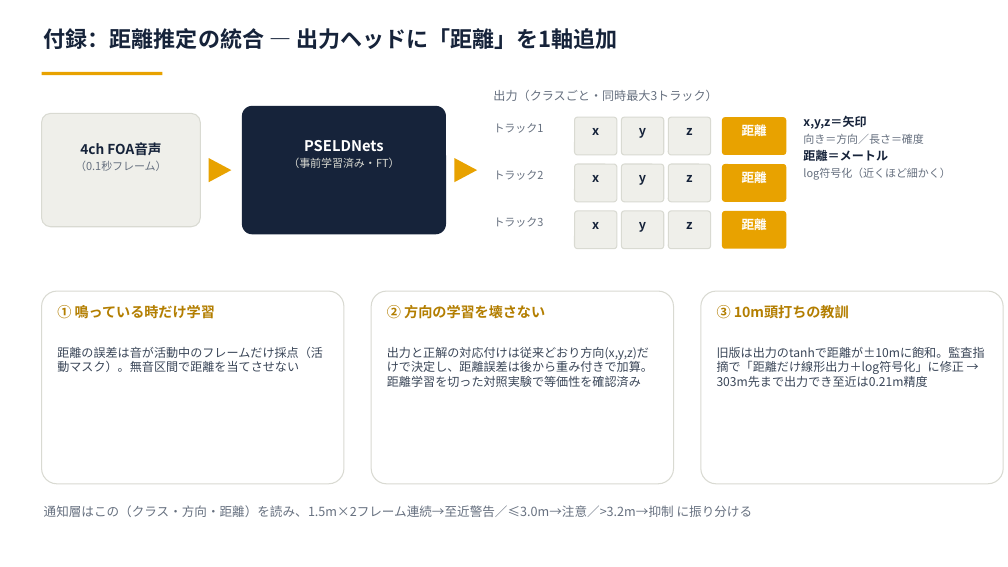
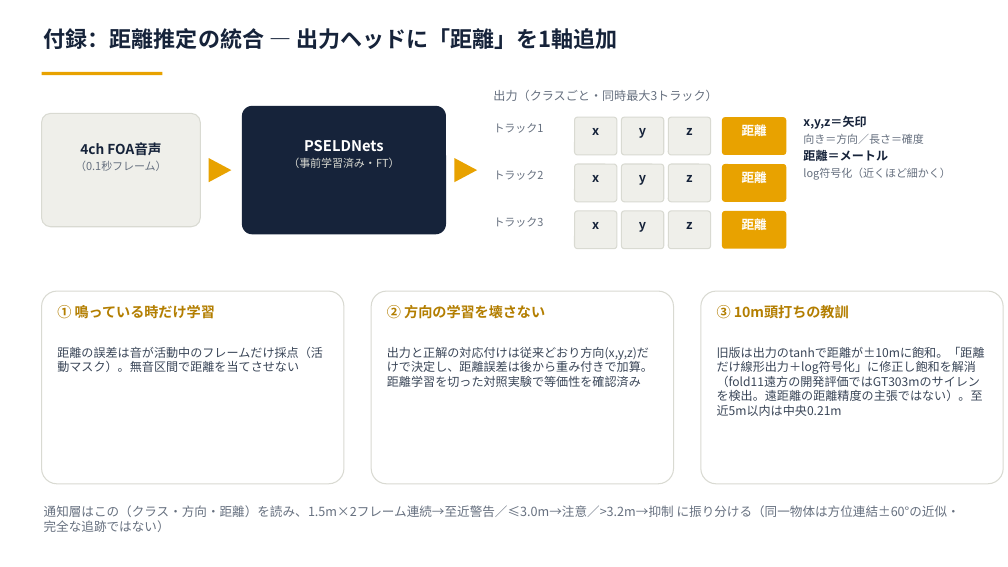
Before and after one commit to Noosdoo/outdoor-seld-sim, a slide deck: slide 3 of md/seminar/図_付録QA用_2026-08-13.pptx. Drawn at 1008x567 pixels with LibreOffice and Linux fonts; fonts in the diff are those of the drawing. Boxes give left, top, right and bottom in pixels: in the first picture for what was removed or moved away, otherwise in the second. Text is boxed around its words. In the diff, an @@ line names an element or a change of style, - is before the commit and + after.

```diff
--- a/md/seminar/図_付録QA用_2026-08-13.pptx
+++ b/md/seminar/図_付録QA用_2026-08-13.pptx
@@ text at (717,346,985,416): text changed @@
-旧版は出力のtanhで距離が±10mに飽和。監査指摘で「距離だけ線形出力＋log符号化」に修正 → 303m先まで出力でき至近は0.21m精度
+旧版は出力のtanhで距離が±10mに飽和。「距離だけ線形出力＋log符号化」に修正し飽和を解消（fold11遠方の開発評価ではGT303mのサイレンを検出。遠距離の距離精度の主張ではない）。至近5m以内は中央0.21m
@@ text at (44,505,960,532): text changed @@
-通知層はこの（クラス・方向・距離）を読み、1.5m×2フレーム連続→至近警告／≤3.0m→注意／>3.2m→抑制 に振り分ける
+通知層はこの（クラス・方向・距離）を読み、1.5m×2フレーム連続→至近警告／≤3.0m→注意／>3.2m→抑制 に振り分ける（同一物体は方位連結±60°の近似・完全な追跡ではない）
```
Also in this commit, not shown: 3 other slides changed, 13 other files.
